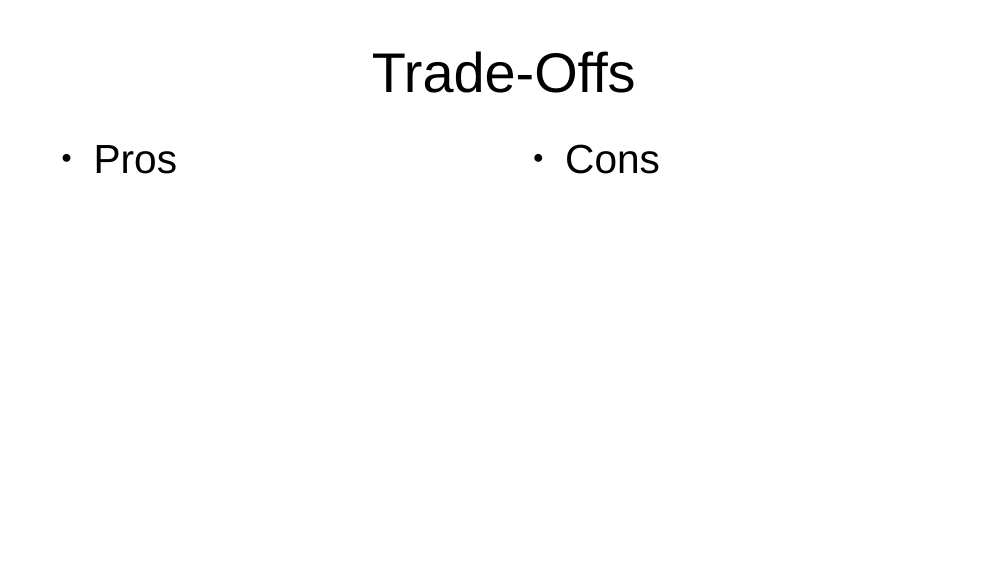
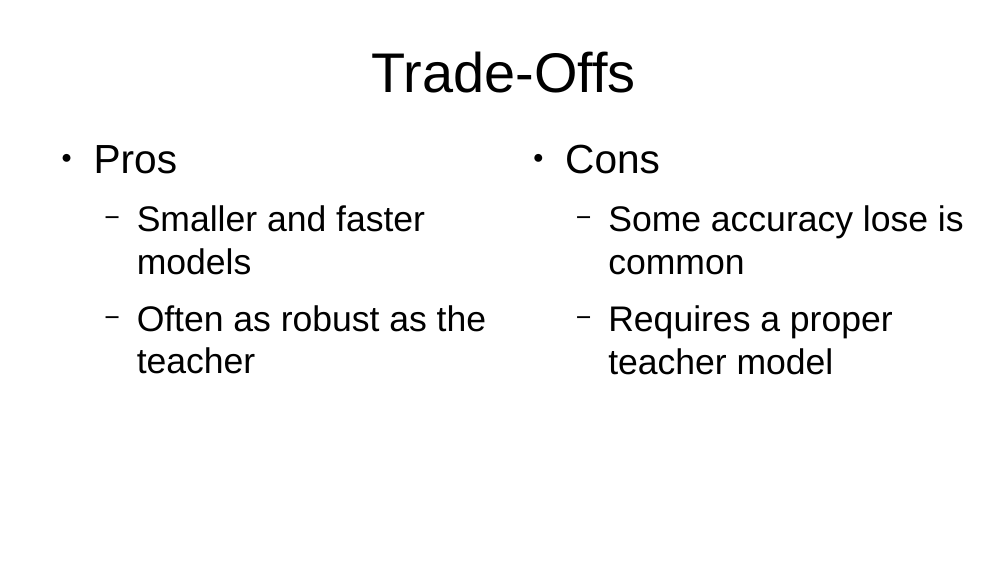
Before and after one commit to gabrielSpassos/ai-sandbox, a slide deck: slide 4 of distillation-basic-poc/presentation/distillation.odp. Drawn at 1008x567 pixels with LibreOffice and Linux fonts; fonts in the diff are those of the drawing. Boxes give left, top, right and bottom in pixels: in the first picture for what was removed or moved away, otherwise in the second. Text is boxed around its words. In the diff, an @@ line names an element or a change of style, - is before the commit and + after.

```diff
--- a/distillation-basic-poc/presentation/distillation.odp
+++ b/distillation-basic-poc/presentation/distillation.odp
@@ text at (137,205,486,374): paragraphs added @@
+  − Smaller and faster models
+  − Often as robust as the teacher
@@ text at (608,205,964,375): paragraphs added @@
+  − Some accuracy lose is common
+  − Requires a proper teacher model
```
Also in this commit, not shown: 2 other slides changed.
